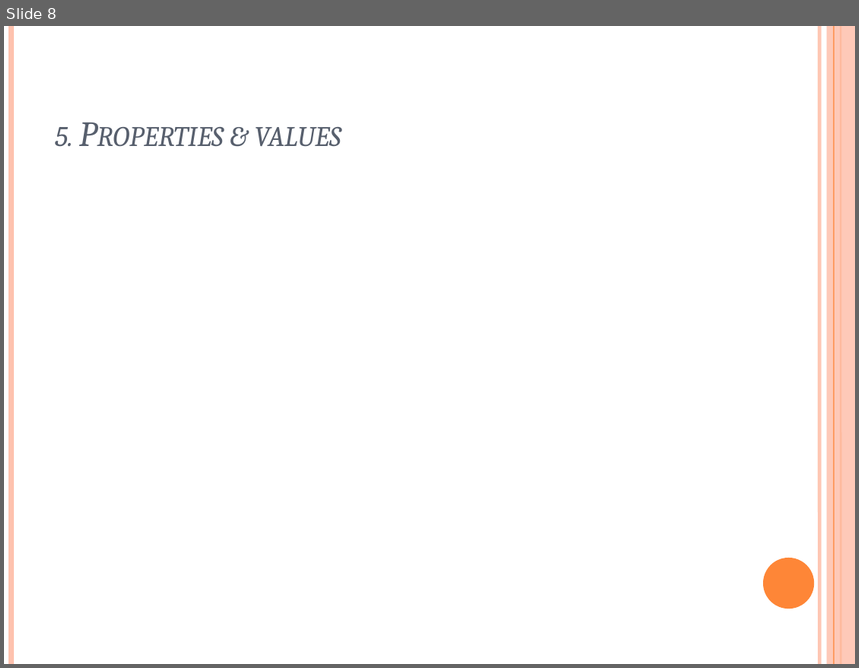
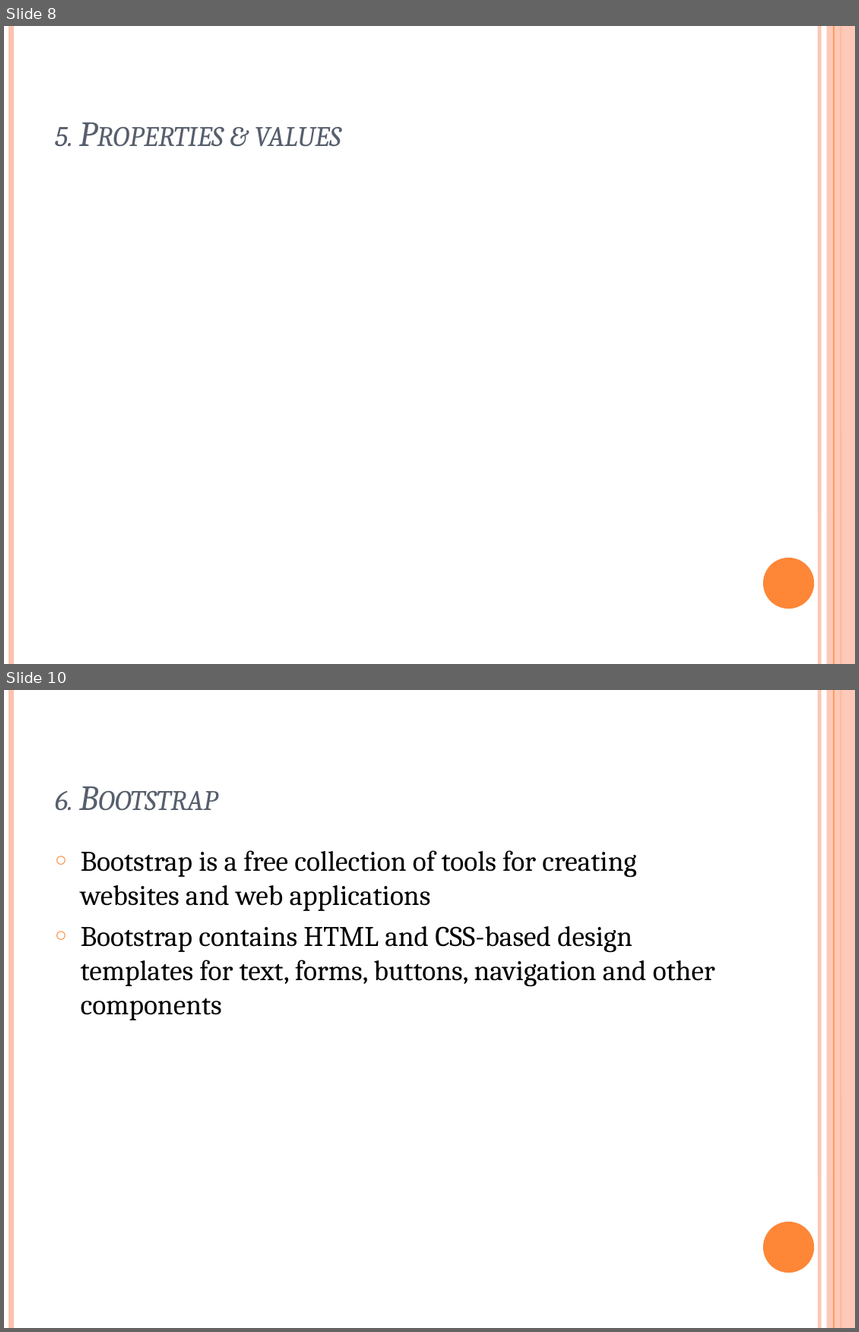
Before and after one commit to Group2FPTUniversity/Presentations, a slide deck: Presentation CSS.pptx. Shown one above the other, each under a label of ours: slide 8 before the commit, slides 8 and 10 after it; the slides between them are not shown. The pictures are 859x668 and 859x1332 pixels, drawn with LibreOffice and Linux fonts; fonts in the diff are those of the drawing. Boxes give left, top, right and bottom in pixels: in the first picture for what was removed or moved away, otherwise in the second. Text is boxed around its words. In the diff, an @@ line names an element or a change of style, - is before the commit and + after.

```diff
--- a/Presentation CSS.pptx
+++ b/Presentation CSS.pptx
@@ slide 10 added at (x1=4, y1=690, x2=855, y2=1328), background #FFFFFF; not listed: 6 template elements that a slide beside it also shows @@
@@ title added at (x1=55, y1=791, x2=73, y2=811), 30 pt, text #575F6D, italic, small capitals @@
+6. Bootstrap
@@ text added at (x1=81, y1=850, x2=715, y2=1021), 24 pt, text #000000 @@
+○ Bootstrap is a free collection of tools for creating websites and web applications
+○ Bootstrap contains HTML and CSS-based design templates for text, forms, buttons, navigation and other components
```
Also in this commit, not shown: 1 slide changed, 5 other slides added, 1 other file.
